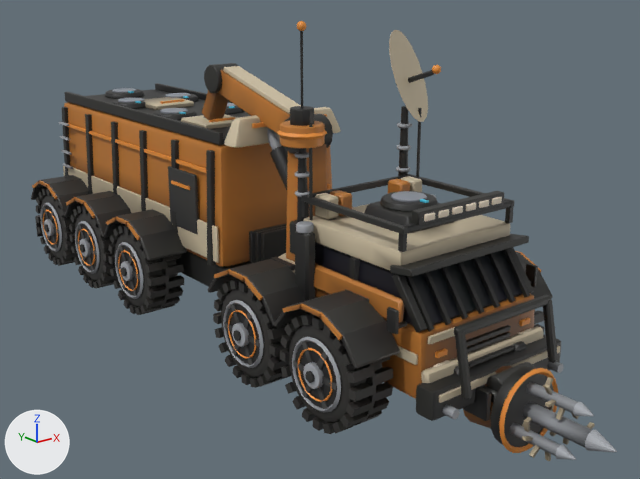
The glTF model assets/vehicles/ex_rover_12.glb: old version first, new version second.
Camera for both pictures: a camera (50 mm lens) standing at (-15.8, -23.9, 11.2) and looking at (0.5, -3.6, 3.0). Every picture has the same lights, and +X, +Y and +Z are marked at lower left. The older version comes first. Where no turn or scale is listed for an object, it has been applied to the vertices. Vertices at exactly the same position are counted once.
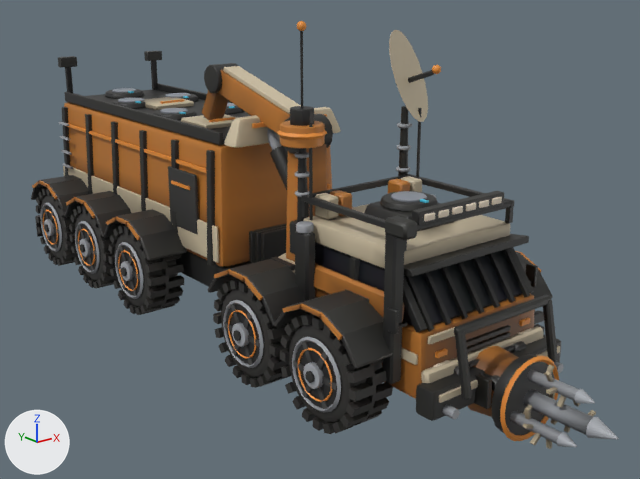
The change, as a list of edits to the scene's bpy script:
```text
Change me_mesh_0:
    used by ob_mesh_0; location = (-3.67, 9.63, -1.49)
    remove me_mesh_0.from_pydata(...)  # 10807 vertices, 20292 faces; spans x 0.0..7.3, y -21.5..0.0, z 1.5..11.2
    add me_mesh_0.from_pydata(...)  # 10991 vertices, 20628 faces; spans x 0.0..7.3, y -21.5..0.0, z 1.9..11.2
    me_mesh_0 part 1: the loose piece of 48 vertices spanning x 1.7..1.8, y -19.4..-15.5, z 6.6..6.8 is copied, and the copy is multiplied about its middle by the matrix ((0.005, 0.0, 2.146), (2.145, 0.0, 0.0), (0.0, 1.006, 0.005)), then moved by (-0.4, -2.1, -1.7); it spans x 1.1..1.5, y -19.7..-19.3, z 3.0..7.0
    me_mesh_0 part 2: the loose piece of 24 vertices spanning x 2.7..2.9, y -21.3..-20.6, z 2.2..3.0 is scaled about its middle by (2.59, 0.884, 0.426), then moved by (-1.5, 1.3, 4.3)
    me_mesh_0 part 3: the loose piece of 24 vertices spanning x 2.9..4.4, y -5.6..-4.0, z 7.6..7.8 is copied, and the copy is scaled about its middle by (0.426, 0.18, 2.1), then moved by (1.8, 4.1, 1.3), in mat_dark; it spans x 5.2..5.8, y -0.8..-0.5, z 8.8..9.2
    me_mesh_0 part 4: the loose piece of 24 vertices spanning x 1.5..1.6, y -2.2..-1.3, z 4.6..4.8 is copied, and the copy is scaled about its middle by (3.72, 0.295, 2.55), then moved by (0.3, 1.1, 4.3); it spans x 1.5..2.2, y -0.8..-0.5, z 8.8..9.2
    me_mesh_0 part 5: the loose piece of 24 vertices spanning x 4.5..4.6, y -21.3..-20.6, z 2.2..3.0 is scaled about its middle by (10.2, 1.65, 0.68), then moved by (-0.9, 0.2, 0.4)
    me_mesh_0 part 6: the loose piece of 24 vertices spanning x 2.7..2.9, y -21.3..-20.6, z 2.2..3.0 is copied, and the copy is moved by (0.0, 0.0, 0.3); it spans x 2.7..2.9, y -21.3..-20.6, z 2.5..3.3
    me_mesh_0 part 7: 179 vertices moved within x 0.1..6.0, y -21.5..-0.2, z 2.3..11.2; 123 vertices removed from x 2.8..4.5, y -21.5..-20.1, z 1.5..3.3; 147 vertices added at x 1.7..5.6, y -21.5..-0.6, z 1.9..9.0
    me_mesh_0 part 8: 1703 kept faces spanning x 0.0..7.3, y -21.5..0.0, z 2.2..10.8 get new vertex colours
    other edits to the shape of me_mesh_0 do not show in these pictures
Change ob_mesh_1:
    ob_mesh_1.location: (-3.67, -2.2, -0.57) -> (-3.67, -2.2, -0.25)
```

Boxes (x1, y1, x2, y2) around the edits, measured in the pictures (640 x 479 px; the box of a moved part takes in the faces that stretch with it):
'Mesh_0', reshaped: before (31, 21, 563, 429); after (31, 21, 563, 421)
'Mesh_1', moved: before (491, 366, 617, 461); after (491, 354, 618, 449)
part 1 of me_mesh_0, added: after (382, 233, 405, 384)
part 2 of me_mesh_0, moved or reshaped: before (463, 386, 492, 421); after (385, 216, 417, 240)
part 3 of me_mesh_0, added: after (144, 51, 162, 61)
part 4 of me_mesh_0, added: after (58, 56, 77, 68)
part 5 of me_mesh_0, moved or reshaped (not visible before): after (483, 373, 498, 391)
part 6 of me_mesh_0, added: after (474, 373, 492, 409)
part 7 of me_mesh_0, moved or reshaped (mostly hidden): before (31, 21, 558, 429); after (65, 21, 558, 417)
part 8 of me_mesh_0, edited (looks the same): (39, 30, 560, 419) in both
